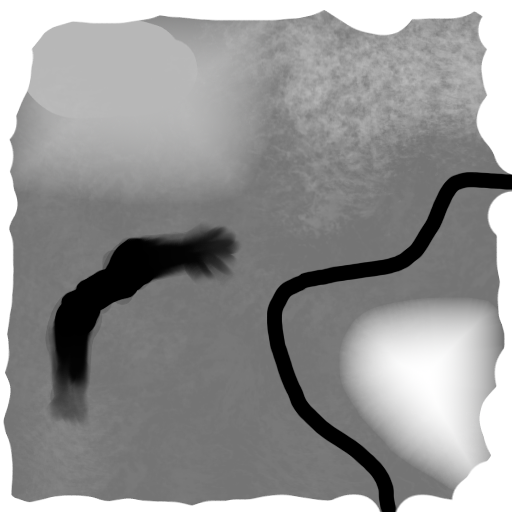
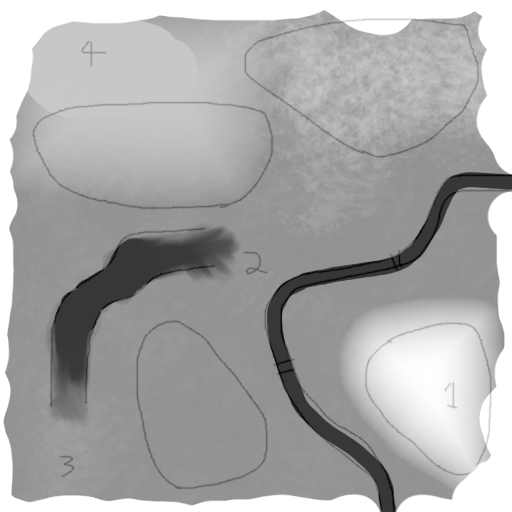
Layer changes from the first 512px x 512px image to the second:
showed "Layer" over [3, 10, 512, 512]
